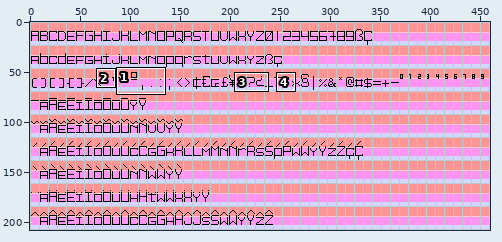
A pixel-art file gets an edit: src/eletromono_regular.aseprite. Above: a wide view before the commit, with the close-up outlined.
Close-up. Old version:
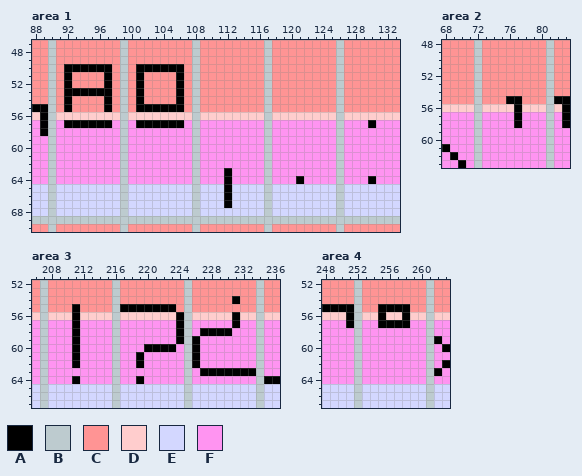
460x208 pixels, 1 frame. Shown: area 1: x 88..133, y 47..70; area 2: x 68..83, y 48..63; area 3: x 206..236, y 52..67; area 4: x 248..263, y 52..67. The commit also changed other parts of the picture, which this record leaves out.
Visible layers, top first: "Fonts", "Background".
Palette (. is transparent): A #000000  B #bdcbcf  C #ff9494  D #ffcdcd  E #d3d7ff  F #ff94f1
Pixels before, area 1, first column x 88:
47 CCBCCCCCCCCBCCCCCCCCBCCCCCCCCBCCCCCCCCBCCCCCCC
48 CCBCCCCCCCCBCCCCCCCCBCCCCCCCCBCCCCCCCCBCCCCCCC
49 CCBCCCCCCCCBCCCCCCCCBCCCCCCCCBCCCCCCCCBCCCCCCC
50 CCBCAAAAAACBCAAAAAACBCCCCCCCCBCCCCCCCCBCCCCCCC
51 CCBCACCCCACBCACCCCACBCCCCCCCCBCCCCCCCCBCCCCCCC
52 CCBCACCCCACBCACCCCACBCCCCCCCCBCCCCCCCCBCCCCCCC
53 CCBCAAAAAACBCACCCCACBCCCCCCCCBCCCCCCCCBCCCCCCC
54 CCBCACCCCACBCACCCCACBCCCCCCCCBCCCCCCCCBCCCCCCC
55 AABCACCCCACBCAAAAAACBCCCCCCCCBCCCCCCCCBCCCCCCC
56 DABDDDDDDDDBDDDDDDDDBDDDDDDDDBDDDDDDDDBDDDDDDD
57 FABFAAAAAAFBFAAAAAAFBFFFFFFFFBFFFFFFFFBFFFAFFF
58 FABFFFFFFFFBFFFFFFFFBFFFFFFFFBFFFFFFFFBFFFFFFF
59 FFBFFFFFFFFBFFFFFFFFBFFFFFFFFBFFFFFFFFBFFFFFFF
60 FFBFFFFFFFFBFFFFFFFFBFFFFFFFFBFFFFFFFFBFFFFFFF
61 FFBFFFFFFFFBFFFFFFFFBFFFFFFFFBFFFFFFFFBFFFFFFF
62 FFBFFFFFFFFBFFFFFFFFBFFFFFFFFBFFFFFFFFBFFFFFFF
63 FFBFFFFFFFFBFFFFFFFFBFFFAFFFFBFFFFFFFFBFFFFFFF
64 FFBFFFFFFFFBFFFFFFFFBFFFAFFFFBFFFAFFFFBFFFAFFF
65 EEBEEEEEEEEBEEEEEEEEBEEEAEEEEBEEEEEEEEBEEEEEEE
66 EEBEEEEEEEEBEEEEEEEEBEEEAEEEEBEEEEEEEEBEEEEEEE
67 EEBEEEEEEEEBEEEEEEEEBEEEAEEEEBEEEEEEEEBEEEEEEE
68 EEBEEEEEEEEBEEEEEEEEBEEEEEEEEBEEEEEEEEBEEEEEEE
69 BBBBBBBBBBBBBBBBBBBBBBBBBBBBBBBBBBBBBBBBBBBBBB
70 CCBCCCCCCCCBCCCCCCCCBCCCCCCCCBCCCCCCCCBCCCCCCC
Pixels before, area 2, first column x 68:
48 CCCCBCCCCCCCCBCC
49 CCCCBCCCCCCCCBCC
50 CCCCBCCCCCCCCBCC
51 CCCCBCCCCCCCCBCC
52 CCCCBCCCCCCCCBCC
53 CCCCBCCCCCCCCBCC
54 CCCCBCCCCCCCCBCC
55 CCCCBCCCAACCCBAA
56 DDDDBDDDDADDDBDA
57 FFFFBFFFFAFFFBFA
58 FFFFBFFFFAFFFBFA
59 FFFFBFFFFFFFFBFF
60 FFFFBFFFFFFFFBFF
61 AFFFBFFFFFFFFBFF
62 FAFFBFFFFFFFFBFF
63 FFAFBFFFFFFFFBFF
Pixels before, area 3, first column x 206:
52 CBCCCCCCCCBCCCCCCCCBCCCCCCCCBCC
53 CBCCCCCCCCBCCCCCCCCBCCCCCCCCBCC
54 CBCCCCCCCCBCCCCCCCCBCCCCCACCBCC
55 CBCCCACCCCBAAAAAAACBCCCCCCCCBCC
56 DBDDDADDDDBDDDDDDDABDDDDDADDBDD
57 FBFFFAFFFFBFFFFFFFABFFFFFAFFBFF
58 FBFFFAFFFFBFFFFFFFABFAAAAFFFBFF
59 FBFFFAFFFFBFFFFFFFABAFFFFFFFBFF
60 FBFFFAFFFFBFFFAAAAFBAFFFFFFFBFF
61 FBFFFAFFFFBFFAFFFFFBAFFFFFFFBFF
62 FBFFFAFFFFBFFAFFFFFBAFFFFFFFBFF
63 FBFFFFFFFFBFFFFFFFFBFAAAAAAABFF
64 FBFFFAFFFFBFFAFFFFFBFFFFFFFFBAA
65 EBEEEEEEEEBEEEEEEEEBEEEEEEEEBEE
66 EBEEEEEEEEBEEEEEEEEBEEEEEEEEBEE
67 EBEEEEEEEEBEEEEEEEEBEEEEEEEEBEE
Pixels before, area 4, first column x 248:
52 CCCCBCCCCCCCCBCC
53 CCCCBCCCCCCCCBCC
54 CCCCBCCCCCCCCBCC
55 AAAABCCAAAACCBCC
56 DDDABDDADDADDBDD
57 FFFABFFAAAAFFBFF
58 FFFFBFFFFFFFFBFF
59 FFFFBFFFFFFFFBAF
60 FFFFBFFFFFFFFBFA
61 FFFFBFFFFFFFFBFF
62 FFFFBFFFFFFFFBFA
63 FFFFBFFFFFFFFBAF
64 FFFFBFFFFFFFFBFF
65 EEEEBEEEEEEEEBEE
66 EEEEBEEEEEEEEBEE
67 EEEEBEEEEEEEEBEE
After the commit:
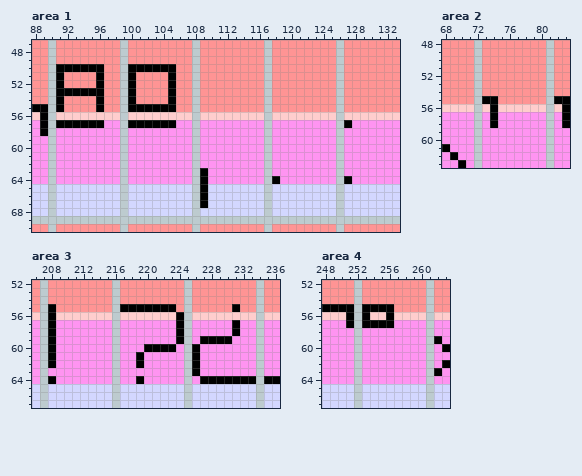
The edit:
Area 1, layer "Fonts":
The author changed colour C to colour A in row 50 at x 91 and 100; in rows 51 to 52 at x 91, 96, 100 and 105; in row 53 at x 91, 100 and 105; in row 54 at x 91, 96, 100 and 105; in row 55 at x 91, 96 and 100.
The author changed colour E to colour A in rows 65 to 67 at x 109.
The author changed colour F to colour A in row 57 at x 91, 100 and 127; in row 63 at x 109; in row 64 at x 109, 118 and 127.
The author changed colour A to colour C in row 50 at x 97 and 106; in rows 51 to 52 at x 92, 97, 101 and 106; in row 53 at x 97, 101 and 106; in row 54 at x 92, 97, 101 and 106; in row 55 at x 92, 97 and 106.
The author changed colour A to colour E in rows 65 to 67 at x 112.
The author changed colour A to colour F in row 57 at x 97, 106 and 130; in row 63 at x 112; in row 64 at x 112, 121 and 130.
Area 2, layer "Fonts":
The author changed colour C to colour A in row 55 at x 73 to 74.
The author changed colour D to colour A in row 56 at x 74.
The author changed colour F to colour A in rows 57 to 58 at x 74.
The author changed colour A to colour C in row 55 at x 76 to 77.
The author changed colour A to colour D in row 56 at x 77.
The author changed colour A to colour F in rows 57 to 58 at x 77.
Area 3, layer "Fonts":
The author changed colour C to colour A in row 55 at x 208 and 231.
The author changed colour D to colour A in row 56 at x 208.
The author changed colour F to colour A in row 57 at x 208; in row 58 at x 208 and 231; in row 59 at x 208 and 227 to 230; in rows 60 to 62 at x 208; in row 63 at x 226; in row 64 at x 208 and 227 to 233.
The author changed colour A to colour C in row 54 at x 231; in row 55 at x 211.
The author changed colour A to colour D in row 56 at x 211 and 231.
The author changed colour A to colour F in row 57 at x 211; in row 58 at x 211 and 227 to 230; in row 59 at x 211 and 226; in rows 60 to 62 at x 211; in row 63 at x 227 to 233; in row 64 at x 211.
Area 4, layer "Fonts":
The author changed colour C to colour A in row 55 at x 253 to 254.
The author changed colour D to colour A in row 56 at x 253 and 256.
The author changed colour F to colour A in row 57 at x 253 to 254.
The author changed colour A to colour C in row 55 at x 257 to 258.
The author changed colour A to colour D in row 56 at x 255 and 258.
The author changed colour A to colour F in row 57 at x 257 to 258.
